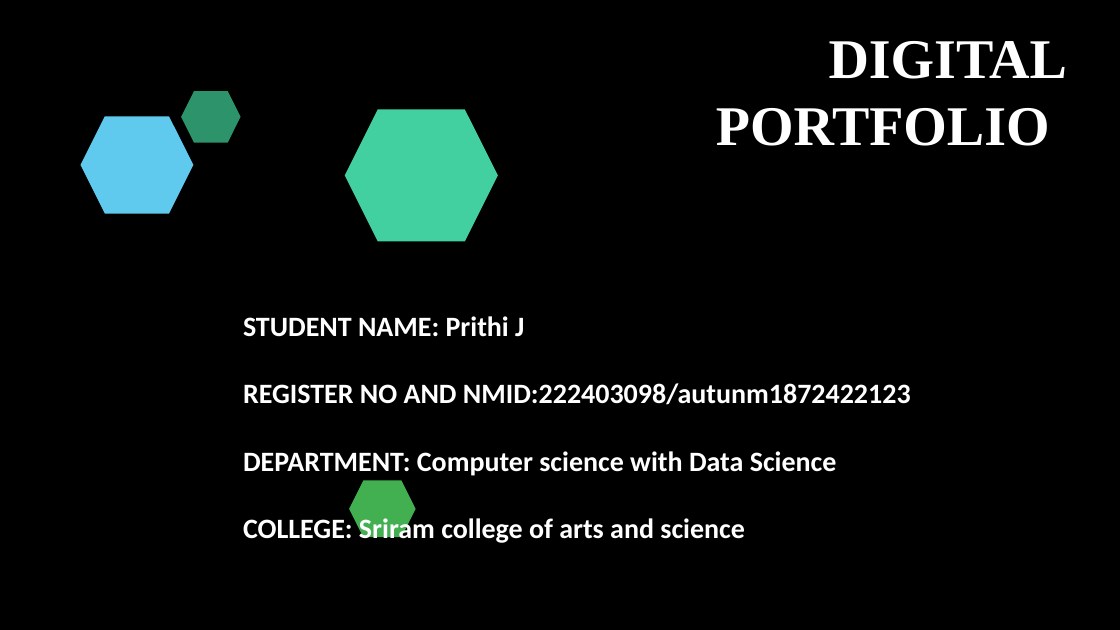
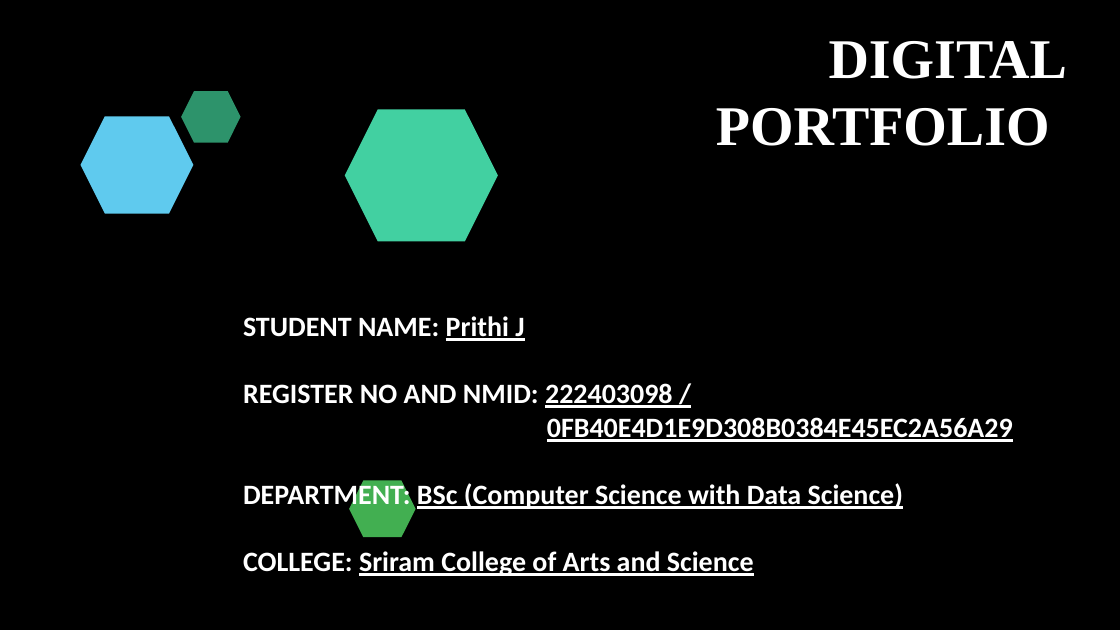
Before and after one commit to Prithi-445/TNSDC-FWD-DP1, a slide deck: slide 1 of prithi ppt.pptx. Drawn at 1120x630 pixels with LibreOffice and Linux fonts; fonts in the diff are those of the drawing; background and template pictures are left out. Boxes give left, top, right and bottom in pixels: in the first picture for what was removed or moved away, otherwise in the second. Text is boxed around its words. In the diff, an @@ line names an element or a change of style, - is before the commit and + after.

```diff
--- a/prithi ppt.pptx
+++ b/prithi ppt.pptx
@@ text at box(243, 316, 524, 341): underline on in "Prithi J" @@
@@ text at box(243, 383, 1013, 576): text changed @@
-REGISTER NO AND NMID:222403098/autunm1872422123
-DEPARTMENT: Computer science with Data Science
-COLLEGE: Sriram college of arts and science
+REGISTER NO AND NMID: 222403098 /
+0FB40E4D1E9D308B0384E45EC2A56A29
+DEPARTMENT: BSc (Computer Science with Data Science)
+COLLEGE: Sriram College of Arts and Science
```
